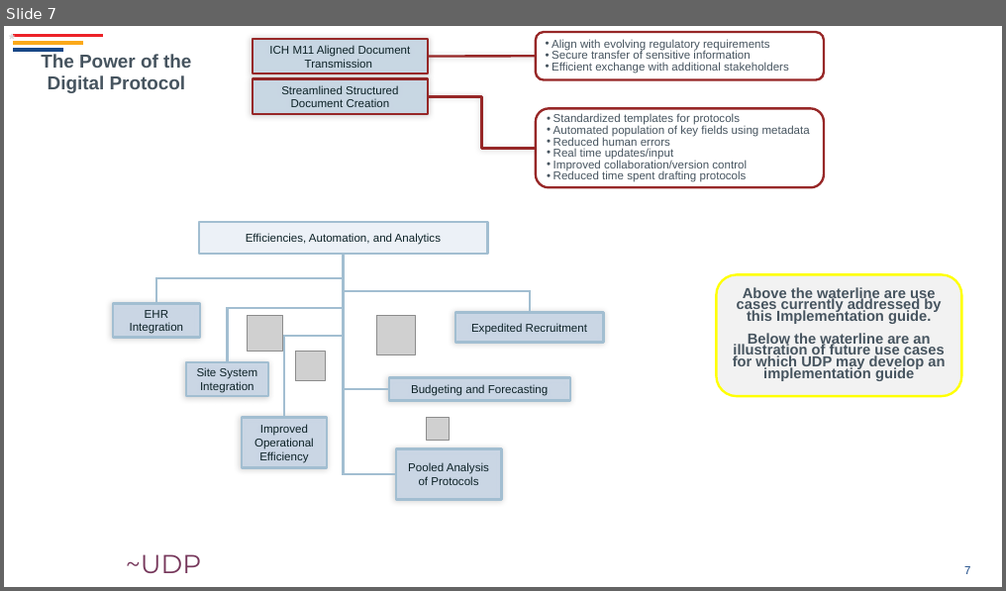
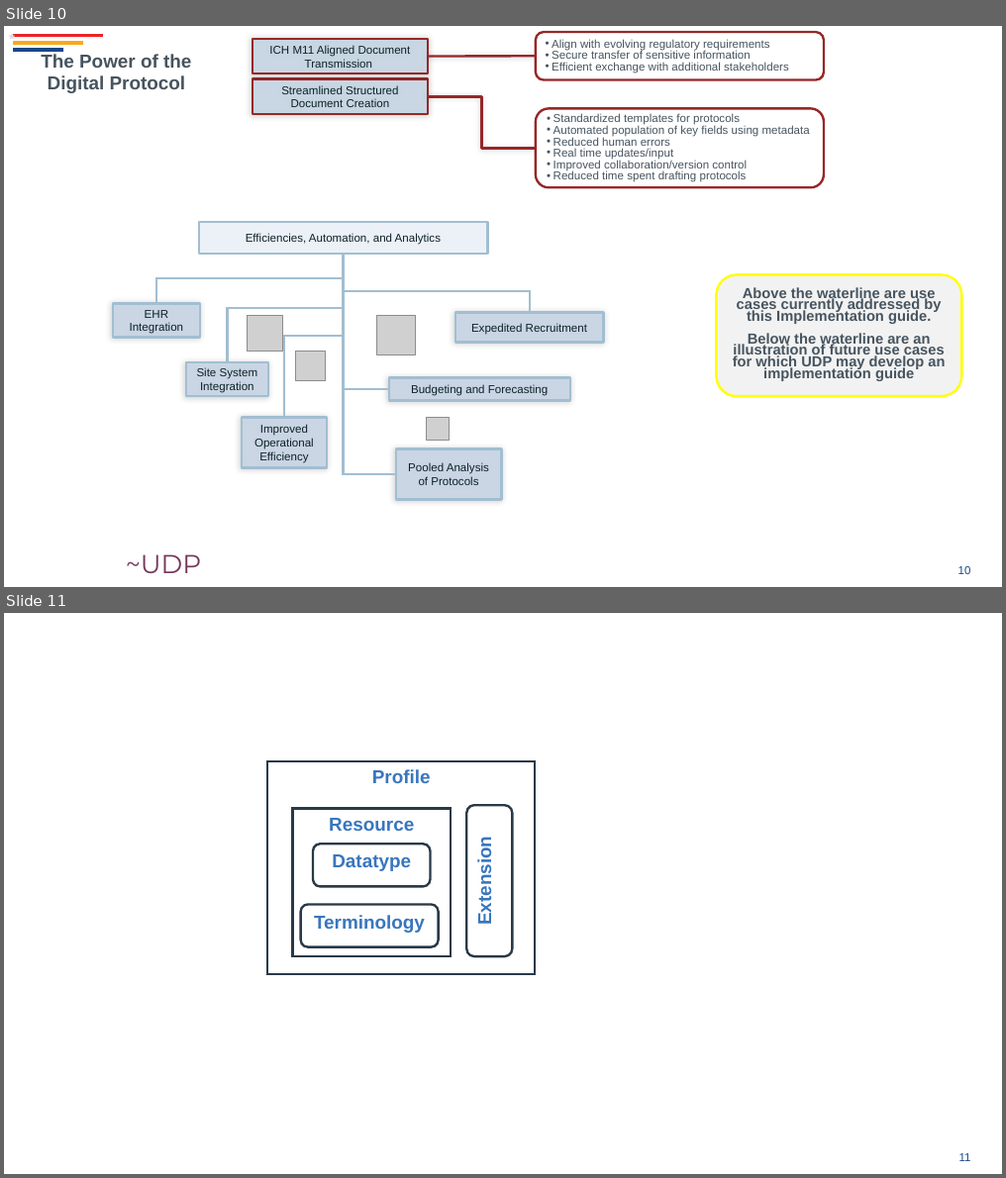
Before and after one commit to HL7/vulcan-udp-ig, a slide deck: input/images-source/Images.pptx. Shown one above the other, each under a label of ours: slide 7 before the commit, slides 10 and 11 after it. The pictures are 1006x591 and 1006x1178 pixels, drawn with LibreOffice and Linux fonts; fonts in the diff are those of the drawing; grey boxes stand for pictures; background and template pictures are left out. Boxes give left, top, right and bottom in pixels: in the first picture for what was removed or moved away, otherwise in the second. Text is boxed around its words. In the diff, an @@ line names an element or a change of style, - is before the commit and + after.

```diff
--- a/input/images-source/Images.pptx
+++ b/input/images-source/Images.pptx
@@ slide 11 added at bbox=[4, 613, 1002, 1174], background #FFFFFF; not listed: 1 template element that a slide beside it also shows @@
@@ rectangle added at bbox=[267, 761, 535, 974], outline #293947 2.25 pt, 18 pt, text #3876BE, bold @@
+Profile
@@ rectangle added at bbox=[293, 808, 450, 957], outline #293947 2.25 pt, 18 pt, text #3876BE, bold @@
+Resource
@@ rounded rectangle added at bbox=[466, 805, 512, 957], outline #293947 2.25 pt, 18 pt, text #3876BE, bold @@
+Extension
@@ rounded rectangle added at bbox=[313, 845, 431, 887], outline #293947 2.25 pt, 18 pt, text #3876BE, bold @@
+Datatype
@@ rounded rectangle added at bbox=[300, 905, 439, 948], outline #293947 2.25 pt, 18 pt, text #3876BE, bold @@
+Terminology
@@ what was slide 7 is now slide 10 @@
@@ page number at bbox=[958, 567, 971, 574]: text changed @@
-7
+10
```
Also in this commit, not shown: 3 other slides added, 3 other files.
